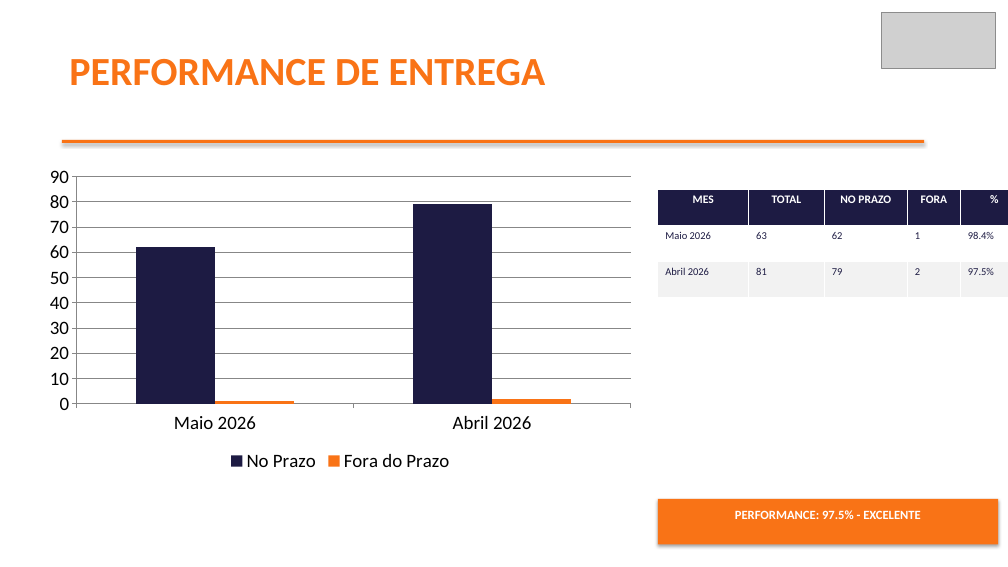
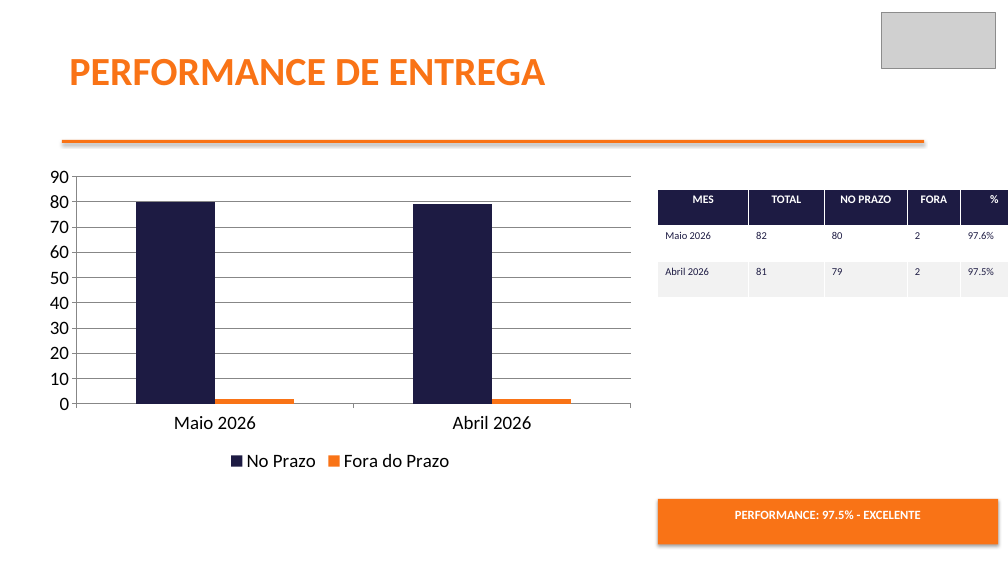
Before and after one commit to brendaelicia-sketch/PortoEX, a slide deck: slide 3 of STRATUS_COMERCIAL_TEXTIL_LTDA.pptx. Drawn at 1008x567 pixels with LibreOffice and Linux fonts; fonts in the diff are those of the drawing; grey boxes stand for pictures. Boxes give left, top, right and bottom in pixels: in the first picture for what was removed or moved away, otherwise in the second. Text is boxed around its words. In the diff, an @@ line names an element or a change of style, - is before the commit and + after.

```diff
--- a/STRATUS_COMERCIAL_TEXTIL_LTDA.pptx
+++ b/STRATUS_COMERCIAL_TEXTIL_LTDA.pptx
@@ column chart at (x1=38, y1=159, x2=643, y2=476) @@
@@ No Prazo, Maio 2026: 62 to 80 @@
@@ Fora do Prazo, Maio 2026: 1 to 2 @@
@@ table at (x1=658, y1=189, x2=1008, y2=298) @@
-row 2: Maio 2026 | 63 | 62 | 1 | 98.4%
+row 2: Maio 2026 | 82 | 80 | 2 | 97.6%
```
Also in this commit, not shown: 1 other slide changed, 22 other files.
